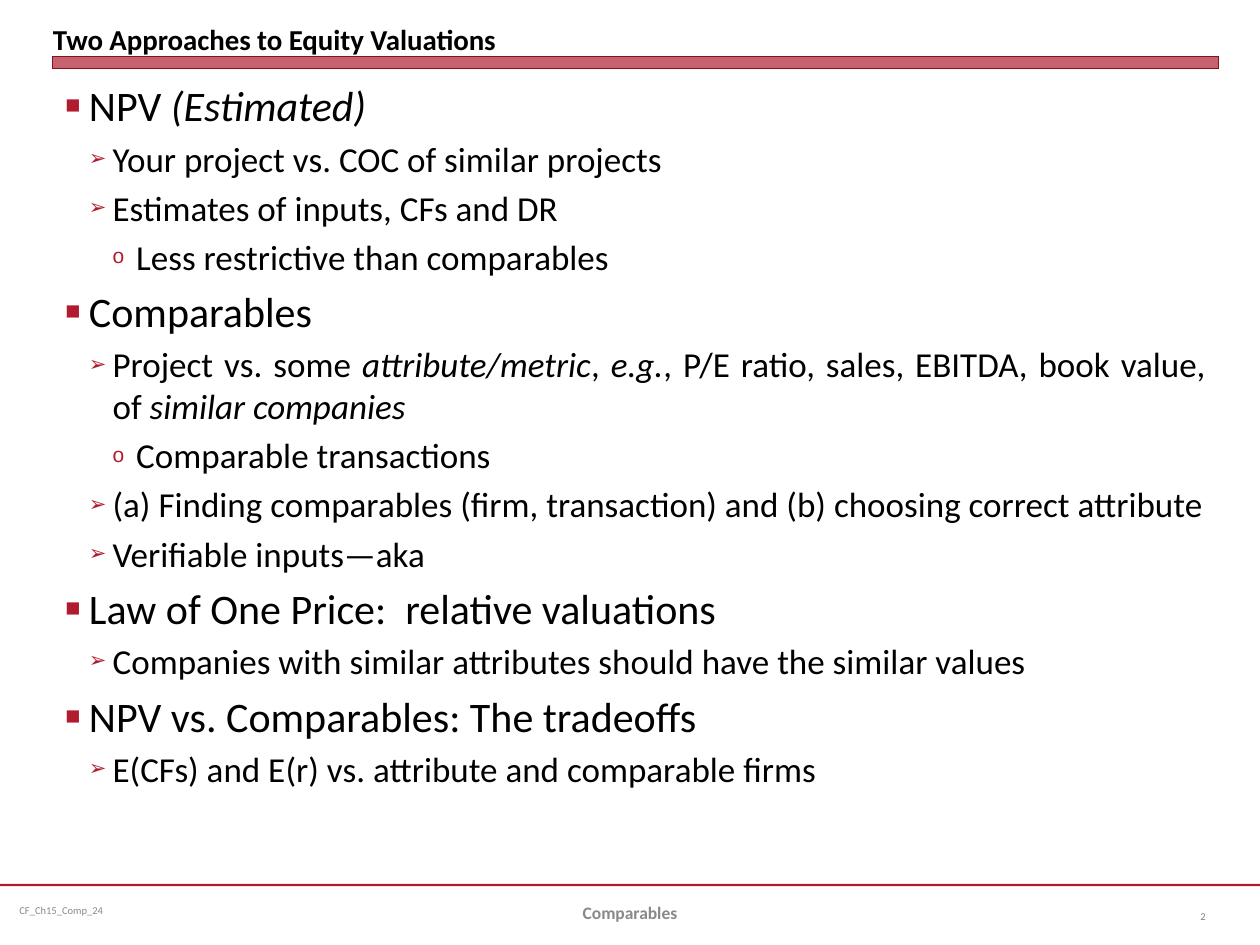
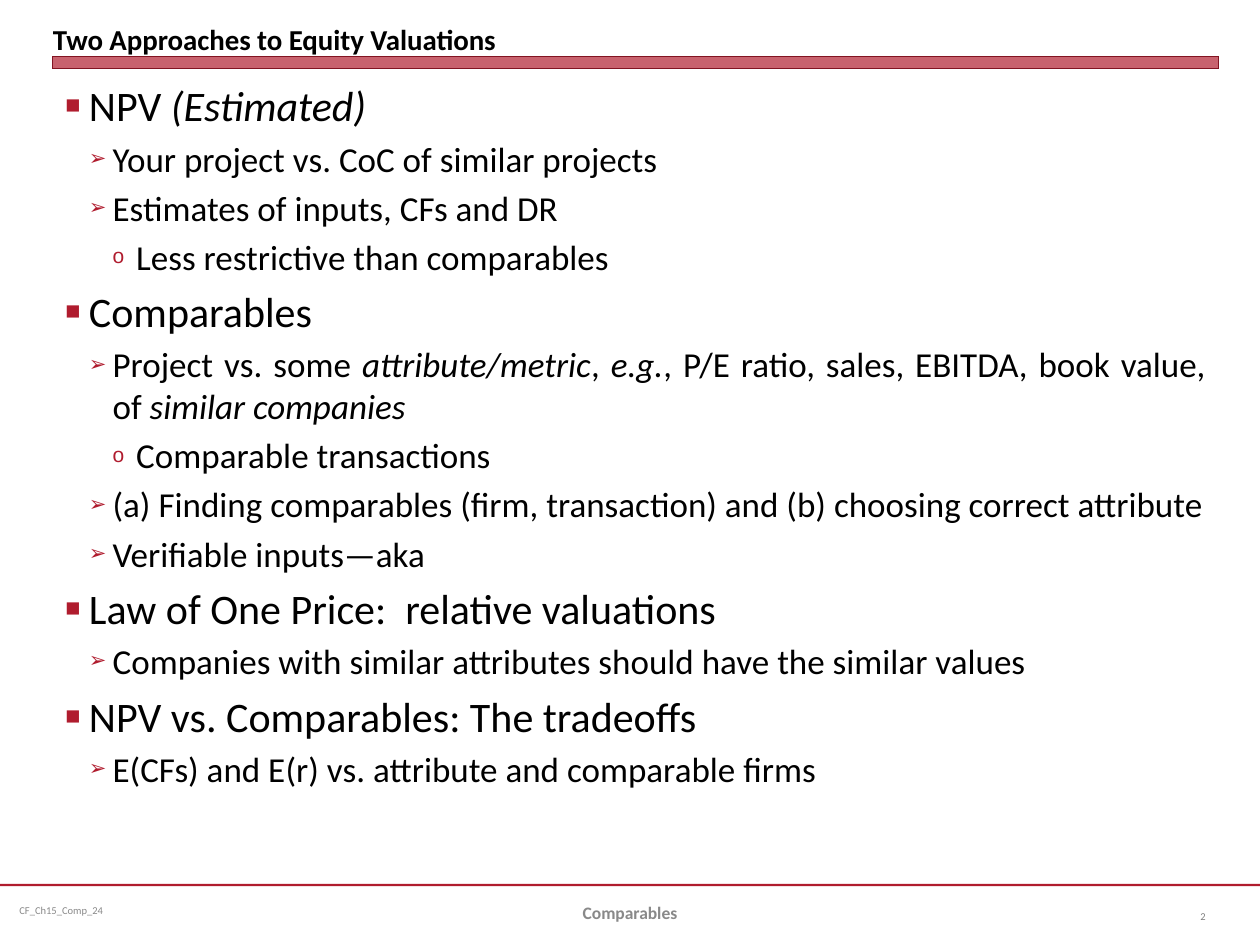
Before and after one commit to jmc877/Corporate-Finance, a slide deck: slide 2 of slides/CF_Ch15_ValComp_24.pptx. Drawn at 1260x945 pixels with LibreOffice and Linux fonts; fonts in the diff are those of the drawing. Boxes give left, top, right and bottom in pixels: in the first picture for what was removed or moved away, otherwise in the second. Text is boxed around its words. In the diff, an @@ line names an element or a change of style, - is before the commit and + after.

```diff
--- a/slides/CF_Ch15_ValComp_24.pptx
+++ b/slides/CF_Ch15_ValComp_24.pptx
@@ text at box(113, 147, 657, 178): text changed @@
-  ➢ Your project vs. COC of similar projects
+  ➢ Your project vs. CoC of similar projects
```
Also in this commit, not shown: 2 other slides changed, 1 other file.
